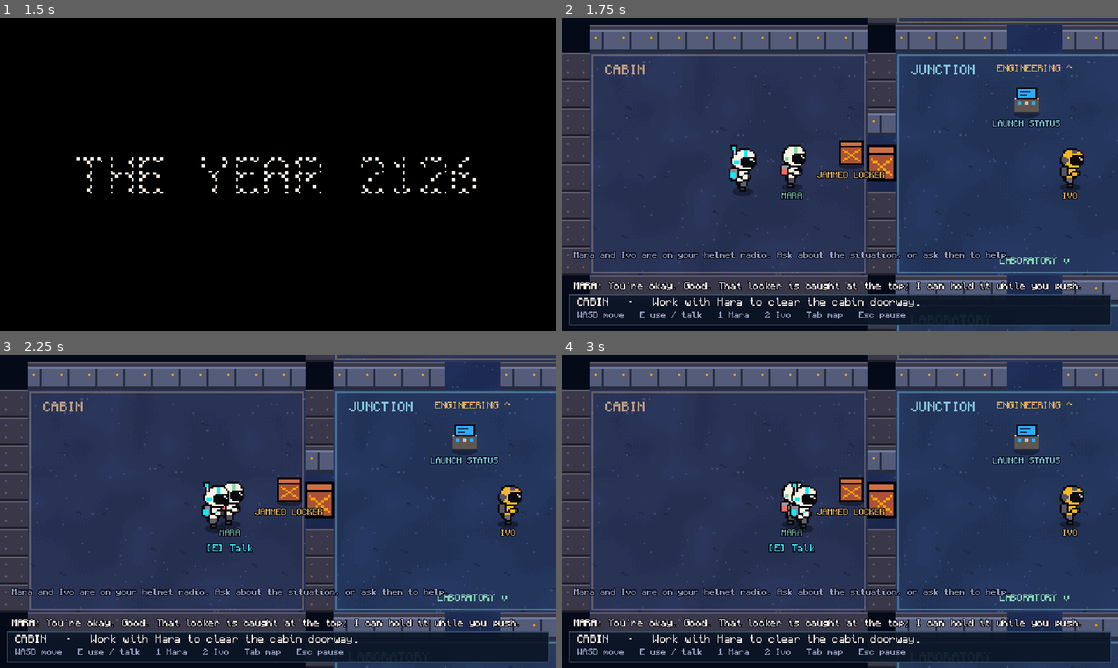
Above: before the commit, frames 1-4 (two rows, left to right).
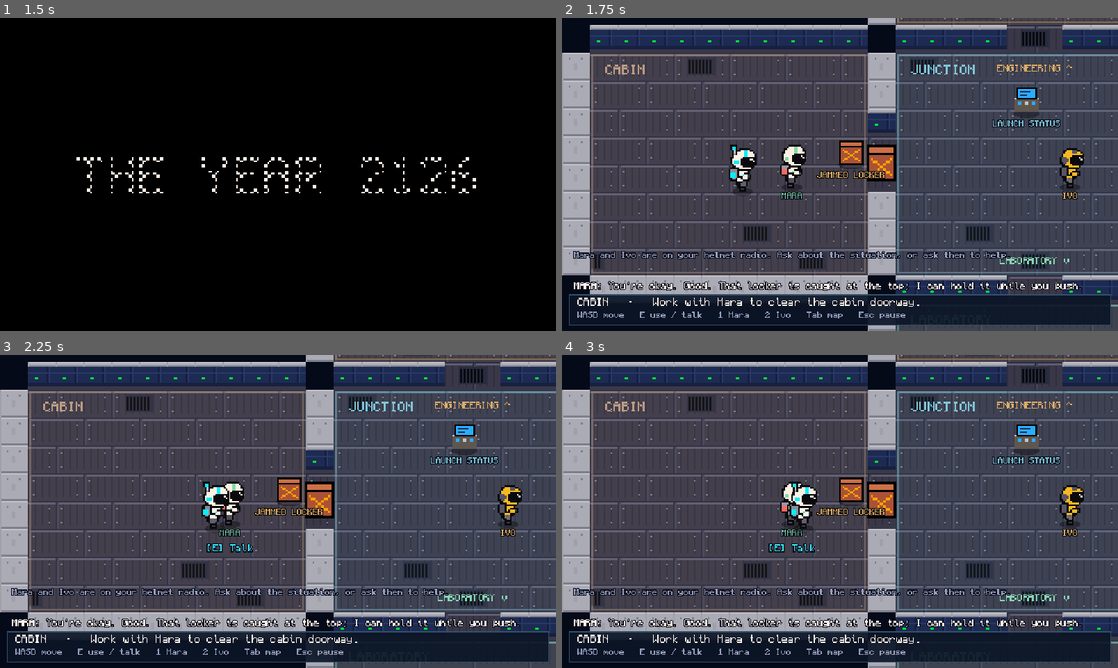
Above: after the commit, the same moments.

Repository: DhanwanthParameswar/back-2-earth
Game: Godot game, scene res://scenes/menu.tscn
The game is run twice, just before and just after one commit, with the same random seed, the same clock (stepped at 60 frames per second) and the same inputs. Video files are missing from this copy of the repository; at most half a second of black plays in their place. Sound files missing from this copy of the repository are replaced by a short silence.
Inputs (mouse positions are in pixels of both pictures, inside the frame that each line leads up to):
- Up to frame 1 (1.5 s): click (278, 183) at 0.5 s; tap Enter (ui_accept) at 1.25 s; move the mouse to (400, 158) at 1.27 s; hold D (move_right) from 1.28 s (still down); hold E (confirm) from 1.28 s (still down); click (400, 158) at 1.42 s
- Up to frame 2 (1.75 s): keep holding D (move_right); keep holding E (confirm); tap Enter (ui_accept) at 1.52 s
- Up to frame 3 (2.25 s): release D (move_right) at 2 s; release E (confirm) at 2 s; drag from (166, 527) to (250, 574) at 2.02 s
- Up to frame 4 (3 s): tap R (restart) at 2.75 s; move the mouse to (895, 442) at 2.77 s; hold D (move_right) from 2.78 s (still down); tap P at 2.85 s

Frame 1 is identical in both runs. In frame 2, 61% of the frame differs, in the area x 0-100%, y 0-100%; in frame 3, 61%; in frame 4, 61%.

Commit message:
New ship-shaped map in the opening film's look
The level is now the ship from the opening film, nose on the right:
- Cockpit in the nose (start, Aaron, terminal under a window onto space),
  engineering in the widest section (L-shaped around a machinery block),
  cargo with the sled shaft running down the top fin and the core
  compartment in the bottom fin, pod bay in the tail with the pod in the
  engine bay. Rooms follow the hull, so they're stepped and angled.
- New layout char `~` = open space outside the hull: blocking, drawn as
  nothing, with a Starfield behind the ship. A wall with space below it
  draws the hull's side with the red stripe, so the outline reads as the
  ship. The black hole now sits just ahead of the nose (cut-out version
  without its old black box); the camera can look 320 px past the nose.
- Rooms are found by flood fill from @ through doors 1/2/3 instead of by
  door columns, so they can be any shape (fins included).
- Tiles redrawn by tools/make_ship_tiles.py with the cutscene palette:
  navy cabin walls with the light stripe, green lights and ceiling light
  strips; steel decking; bulkhead doors with amber dashes; hull plating.
- Tests: consoles, core and pod resolve to their rooms; open space and
  hull edge; crewmate near the start. Preview tool updated to match.

Diff:
--- a/scripts/main.gd
+++ b/scripts/main.gd
@@ -16,6 +16,9 @@
 const PlayerScene = preload("res://scenes/player/player.tscn")
 const Art = preload("res://scripts/ship/art.gd")
 const SpaceWindow = preload("res://scripts/ship/space_window.gd")
+const Starfield = preload("res://scripts/ship/starfield.gd")
+## How far past the nose the camera may look (so the black hole ahead is visible).
+const LOOK_AHEAD := 320.0
 
 const LAYOUT_PATH := "res://data/ship_layout.txt"
 
@@ -30,8 +33,6 @@
 func _ready() -> void:
 	GameState.new_run()
 
-	_add_backdrop()
-
 	director = GravityDirector.new()
 	director.name = "GravityDirector"
 	add_child(director)
@@ -40,6 +41,7 @@
 	ship.name = "Ship"
 	add_child(ship)
 	ship.build_from_file(LAYOUT_PATH)
+	_add_backdrop()
 
 	# A looping nebula video behind every `W` window in the layout.
 	for rect in ship.space_windows:
@@ -51,7 +53,7 @@
 	player = PlayerScene.instantiate()
 	player.position = ship.player_start
 	ship.add_child(player)
-	player.set_camera_limits(ship.get_bounds())
+	player.set_camera_limits(ship.get_bounds().grow_individual(0, 0, LOOK_AHEAD, 0))
 	player.snap_camera()
 
 	companion = CompanionClient.new()
@@ -82,17 +84,23 @@
 		Sfx.start_ambient()
 
 
-## The black hole sits in world space just outside the cockpit, so you see it
-## through the cockpit windows (`w` tiles are left transparent).
+## Space around the ship (seen through the `~` cells) and the black hole just
+## ahead of the nose, where the ship is being pulled.
 func _add_backdrop() -> void:
-	var t := Art.tex("res://assets/backdrops/black_hole.png")
+	var stars = Starfield.new()
+	stars.name = "Starfield"
+	stars.setup(ship.get_bounds().grow(800.0))
+	add_child(stars)
+	move_child(stars, 0)
+	var t := Art.tex("res://assets/backdrops/black_hole_space.png")
 	if t == null:
 		return
 	var bh := Sprite2D.new()
 	bh.name = "BlackHole"
 	bh.texture = t
 	bh.z_index = -10
-	# The hole is drawn 80 px right of the image center; park it behind the
-	# cockpit windows (layout rows 4-9).
-	bh.position = Vector2(16 - 80, 224)
+	# The hole is drawn 80 px right of the image center; its disk reaches ~146 px
+	# out, so park the hole ~190 px past the nose.
+	bh.position = ship.nose_point() + Vector2(190 - 80, 0)
 	add_child(bh)
+	move_child(bh, 1)
--- a/scripts/ship/ship_builder.gd
+++ b/scripts/ship/ship_builder.gd
@@ -15,6 +15,12 @@
 ##     grid). assets/tiles/floor.png can be any size that is a multiple of 32.
 ##   - `W` cells form windows onto space: main.gd puts a SpaceWindow (video)
 ##     behind each one; this script draws the frame, sill, and glare on top.
+##   - `~` is open space outside the hull: blocking, drawn as nothing, so the
+##     Starfield (and the black hole) behind the ship shows through. A wall
+##     with space below it draws the hull's side (`hull` tile), so the outline
+##     of the map reads as the ship from the opening film.
+##   - Rooms can be any shape: they're found by flood fill from `@` through
+##     doors 1, 2, 3 (cockpit, engineering, cargo, pod bay), not by columns.
 
 const Art = preload("res://scripts/ship/art.gd")
 const Door = preload("res://scripts/interactables/door.gd")
@@ -26,7 +32,8 @@
 const Crewmate = preload("res://scripts/interactables/crewmate.gd")
 
 const TILE := Art.TILE
-const BLOCKING := "#wW|CS"
+const VOID := "~"
+const BLOCKING := "#wW|CS~"
 const SOLID_WALL := "#wW"
 ## How far below a cell's center an object's base (y-sort point) sits.
 const CONSOLE_BASE := 14.0
@@ -51,26 +58,39 @@
 	"L": ["release_clamp", "Release pod clamp", "res://assets/sprites/clamp_console.png", Art.AMBER],
 }
 
-## Rooms, left to right, split at the columns of doors 1, 2, 3.
+## Rooms in the order you reach them: the one with `@`, then through door 1, 2, 3.
 const ROOM_ORDER := ["cockpit", "engineering", "cargo", "pod_bay"]
-const ROOM_SPLIT_DOORS := ["1", "2", "3"]
+const ROOM_DOORS := ["1", "2", "3"]
 
 ## Used only if data/ship_layout.txt is missing (e.g. a build that forgot the
 ## export filter). Keep in sync when the layout settles.
 const DEFAULT_LAYOUT := """
-##WWWWWWW#####################################
-##WWWWWWW#####################################
-#.........#.........#.C...x..#....#..x.......#
-#M...T....#.........#.|......#.N..#....L.....#
-w.........#.........#.|......#....#..........#
-w.........#.........#.S......##KK##..........#
-w.........1.........2.............3..........#
-w..@......1.........2.............3.......O..#
-w.........#.........#.............#..........#
-w.........#.........#.............#..........#
-#.........#....P....#.............#..........#
-#.........#.........#......x......#..........#
-##############################################
+~~~~~~~~~~~~~~~~~~~~~~~~~~~~~~~~~~~~~~~~~~~~~~~~~~~~~~~~
+~~~~~~~~~~~~~~~~~~~~~~~~~~~~~~~~~~~~~~~~~~~~~~~~~~~~~~~~
+~~~~~~~~~~~~##~~~~~~~~~~~~~~~~~~~~~~~~~~~~~~~~~~~~~~~~~~
+~~~~~~~~~~~~###~~~~~~~~~~~~~~~~~~~~~~~~~~~~~~~~~~~~~~~~~
+~~~~~~~~~~~##C##~~~~~~~~~~~~~~~~~~~~~~~~~~~~~~~~~~~~~~~~
+~~~~~~~~~~~#.|.##~~~~~~~~~~~~~~~~~~~~~~~~~~~~~~~~~~~~~~~
+~~~~~~~~~~##.|..##~~~~~~~~~~~~~~~~~~~~~~~~~~~~~~~~~~~~~~
+~~~~~~~~~##..|...#~~~~~#################~~~~~~~~~~~~~~~~
+~~~~~~~~~#...|...########################WWWW~~~~~~~~~~~
+~~~~~#####...|....#####..#.........P...##WWWW###~~~~~~~~
+~#########...S......x....#.............#..T..#####~~~~~~
+~####.L..#...............#..x..........#M.......###~~~~~
+~#.......3...............2.....####....1..........###~~~
+~#.......3...............2.....####....1....@......##~~~
+~#.O.....#...............#.......##....#.........###~~~~
+~#.......#.............x.#...........x.#.......###~~~~~~
+~#####...#...............#.............#....####~~~~~~~~
+~~~~~#####...............#.............######~~~~~~~~~~~
+~~~~~~~~~###KK###################..#####~~~~~~~~~~~~~~~~
+~~~~~~~~~##.....##~~~~~~~~~~~~~~####~~~~~~~~~~~~~~~~~~~~
+~~~~~~~~~~#..N.##~~~~~~~~~~~~~~~~~~~~~~~~~~~~~~~~~~~~~~~
+~~~~~~~~~~##..##~~~~~~~~~~~~~~~~~~~~~~~~~~~~~~~~~~~~~~~~
+~~~~~~~~~~~#.##~~~~~~~~~~~~~~~~~~~~~~~~~~~~~~~~~~~~~~~~~
+~~~~~~~~~~~###~~~~~~~~~~~~~~~~~~~~~~~~~~~~~~~~~~~~~~~~~~
+~~~~~~~~~~~~~~~~~~~~~~~~~~~~~~~~~~~~~~~~~~~~~~~~~~~~~~~~
+~~~~~~~~~~~~~~~~~~~~~~~~~~~~~~~~~~~~~~~~~~~~~~~~~~~~~~~~
 """
 
 var grid: Array[String] = []
@@ -80,7 +100,7 @@
 ## World rects of each `W` window (one per connected group of cells).
 var space_windows: Array[Rect2] = []
 var _side_windows: Array[Rect2] = []  # `w` groups (black-hole view)
-var _room_split_cols: Array[int] = []
+var _room_of := {}  # Vector2i cell -> room id
 var _debris_cols: Array[int] = []
 
 var _tex := {}
@@ -110,20 +130,20 @@
 	for row in grid:
 		width = maxi(width, row.length())
 	for i in height:
-		grid[i] = grid[i].rpad(width, "#")
+		grid[i] = grid[i].rpad(width, VOID)
 
 	_load_textures()
 	_build_walls()
 	_build_doors()
 	_build_objects()
-	_find_room_splits()
+	_find_rooms()
 	_find_space_windows()
 	queue_redraw()
 
 
 func cell(c: int, r: int) -> String:
 	if r < 0 or r >= height or c < 0 or c >= width:
-		return "#"
+		return VOID
 	return grid[r][c]
 
 
@@ -136,12 +156,29 @@
 
 
 ## Room id for a world position (used by the player -> GameState.set_room).
+## Off the walkable cells (e.g. inside a wall), the nearest room within 2 cells.
 func room_at(world_pos: Vector2) -> String:
-	var col := int(floor(world_pos.x / TILE))
-	for i in _room_split_cols.size():
-		if col <= _room_split_cols[i]:
-			return ROOM_ORDER[i]
-	return ROOM_ORDER[mini(_room_split_cols.size(), ROOM_ORDER.size() - 1)]
+	var here := Vector2i(int(floor(world_pos.x / TILE)), int(floor(world_pos.y / TILE)))
+	for radius in 3:
+		for dy in range(-radius, radius + 1):
+			for dx in range(-radius, radius + 1):
+				var key := here + Vector2i(dx, dy)
+				if _room_of.has(key):
+					return _room_of[key]
+	return ROOM_ORDER[0]
+
+
+## The tip of the nose (right edge of the rightmost hull cell), in world px.
+## main.gd parks the black hole just ahead of it.
+func nose_point() -> Vector2:
+	for c in range(width - 1, -1, -1):
+		var rows: Array[int] = []
+		for r in height:
+			if cell(c, r) != VOID:
+				rows.append(r)
+		if not rows.is_empty():
+			return Vector2((c + 1) * TILE, (rows[0] + rows[-1] + 1) * TILE / 2.0)
+	return Vector2(width * TILE, height * TILE / 2.0)
 
 
 # --- Building -----------------------------------------------------------------
@@ -243,18 +280,36 @@
 		push_warning("Layout has no @ player start.")
 
 
-func _find_room_splits() -> void:
-	_room_split_cols.clear()
-	for door_char in ROOM_SPLIT_DOORS:
-		var col := -1
+## Label every walkable cell with its room: flood from `@` without crossing
+## doors 1/2/3 (cockpit), then from beyond door 1 (engineering), and so on.
+## Door cells belong to the room they open into.
+func _find_rooms() -> void:
+	_room_of.clear()
+	var start := Vector2i(int(player_start.x / TILE), int(player_start.y / TILE))
+	_flood_room(start, ROOM_ORDER[0])
+	for i in ROOM_DOORS.size():
+		var room: String = ROOM_ORDER[mini(i + 1, ROOM_ORDER.size() - 1)]
 		for r in height:
-			var idx := grid[r].find(door_char)
-			if idx >= 0:
-				col = idx
-				break
-		if col >= 0:
-			_room_split_cols.append(col)
-	_room_split_cols.sort()
+			for c in width:
+				if cell(c, r) != ROOM_DOORS[i]:
+					continue
+				_room_of[Vector2i(c, r)] = room
+				for d in [Vector2i.LEFT, Vector2i.RIGHT, Vector2i.UP, Vector2i.DOWN]:
+					var n: Vector2i = Vector2i(c, r) + d
+					if not _room_of.has(n):
+						_flood_room(n, room)
+
+
+func _flood_room(from: Vector2i, room: String) -> void:
+	var stack: Array[Vector2i] = [from]
+	while not stack.is_empty():
+		var p: Vector2i = stack.pop_back()
+		var ch := cell(p.x, p.y)
+		if _room_of.has(p) or BLOCKING.contains(ch) or ROOM_DOORS.has(ch):
+			continue
+		_room_of[p] = room
+		for d in [Vector2i.LEFT, Vector2i.RIGHT, Vector2i.UP, Vector2i.DOWN]:
+			stack.append(p + d)
 
 
 func _find_space_windows() -> void:
@@ -291,6 +346,8 @@
 ## Which wall tile to draw (3/4 view): a front face where the floor is visible
 ## below it, the upper half of a 2-tall face above that, otherwise the top cap.
 func wall_kind(c: int, r: int) -> String:
+	if cell(c, r + 1) == VOID:
+		return "hull"
 	if not SOLID_WALL.contains(cell(c, r + 1)):
 		return "wall_face" if cell(c, r - 1) == "#" else "wall_face_single"
 	if cell(c, r + 1) == "#" and not SOLID_WALL.contains(cell(c, r + 2)):
@@ -299,7 +356,7 @@
 
 
 func _load_textures() -> void:
-	for key in ["floor", "wall", "wall_face", "wall_face_upper", "wall_face_single", "rail"]:
+	for key in ["floor", "wall", "wall_face", "wall_face_upper", "wall_face_single", "rail", "hull"]:
 		_tex[key] = Art.tex("res://assets/tiles/%s.png" % key)
 
 
@@ -309,6 +366,8 @@
 			var ch := cell(c, r)
 			var pos := Vector2(c * TILE, r * TILE)
 			var rect := Rect2(pos, Vector2(TILE, TILE))
+			if ch == VOID:
+				continue  # open space: the Starfield behind shows through
 			if ch == "#":
 				var kind := wall_kind(c, r)
 				_draw_tile(kind, pos, rect, Art.STEEL if kind == "wall" else Art.STEEL_LIGHT.darkened(0.4))
--- /dev/null
+++ b/scripts/ship/starfield.gd
@@ -0,0 +1,36 @@
+extends Node2D
+## Space around the ship (the `~` cells show it). Owner: D.
+## Same look as the opening film: near-black blue with small stars, a few
+## brighter ones with a cross. Static and deterministic; drawn once.
+
+const SPACE := Color8(5, 6, 20)
+const STAR_COLORS := [Color8(255, 241, 232), Color8(194, 195, 199), Color8(131, 118, 156), Color8(41, 173, 255)]
+
+var area := Rect2()
+
+
+func setup(rect: Rect2) -> void:
+	area = rect
+	queue_redraw()
+
+
+func _ready() -> void:
+	z_index = -20  # behind the black hole (-10) and the ship
+
+
+func _draw() -> void:
+	draw_rect(area, SPACE)
+	var rng := RandomNumberGenerator.new()
+	rng.seed = 2126
+	var count := int(area.get_area() / 2600.0)
+	for i in count:
+		# Whole art pixels (2x2 world px), like everything else.
+		var p := Vector2(
+			floorf(rng.randf_range(area.position.x, area.end.x) / 2.0) * 2.0,
+			floorf(rng.randf_range(area.position.y, area.end.y) / 2.0) * 2.0)
+		var c: Color = STAR_COLORS[rng.randi() % STAR_COLORS.size()]
+		if rng.randf() < 0.04:  # a bright one with a cross
+			draw_rect(Rect2(p - Vector2(2, 0), Vector2(6, 2)), c)
+			draw_rect(Rect2(p - Vector2(0, 2), Vector2(2, 6)), c)
+		else:
+			draw_rect(Rect2(p, Vector2(2, 2)), Color(c, rng.randf_range(0.45, 1.0)))
--- a/tests/test_runner.gd
+++ b/tests/test_runner.gd
@@ -184,7 +184,16 @@
 		await get_tree().process_frame
 		return
 	_check(ship.room_at(mate.global_position) == "cockpit", "crewmate stands in the cockpit")
-	_check(mate.global_position.x < 64 and mate.global_position.y < 144, "crewmate is in the cockpit's top-left corner")
+	_check(mate.global_position.distance_to(ship.player_start) < 6 * 32, "crewmate stands near the player start")
+	var rooms_ok := true
+	for o in GameState.OBJECTIVES:
+		var node = ship.get_node_or_null("Console_%s" % o["id"])
+		if node != null and ship.room_at(node.global_position) != o["room"]:
+			rooms_ok = false
+	_check(rooms_ok, "each console sits in its objective's room (rooms found through the doors)")
+	_check(ship.room_at(ship.get_node("NavigationCore").global_position) == "cargo", "the core compartment counts as cargo")
+	_check(ship.room_at(ship.get_node("EscapePod").global_position) == "pod_bay", "the escape pod is in the pod bay")
+	_check(ship.cell(0, 0) == ShipBuilder.VOID and ship.wall_kind(5, 17) == "hull", "outside the hull is open space; its bottom edge draws the hull side")
 	_check(mate.can_interact(player), "crewmate can be talked to while playing")
 	var chat = main.get_node("NpcChat")
 	mate.interact(player)
Binary file added: assets/backdrops/black_hole_space.png
Binary file changed: assets/tiles/door_closed.png
Binary file changed: assets/tiles/door_open.png
Binary file changed: assets/tiles/floor.png
Binary file added: assets/tiles/hull.png
Binary file changed: assets/tiles/rail.png
Binary file changed: assets/tiles/wall.png
Binary file changed: assets/tiles/wall_face.png
Binary file changed: assets/tiles/wall_face_single.png
Binary file changed: assets/tiles/wall_face_upper.png
Not shown, changed: data/ship_layout.txt
Binary file changed: docs/map_preview.png
(and 1 more such lines)
